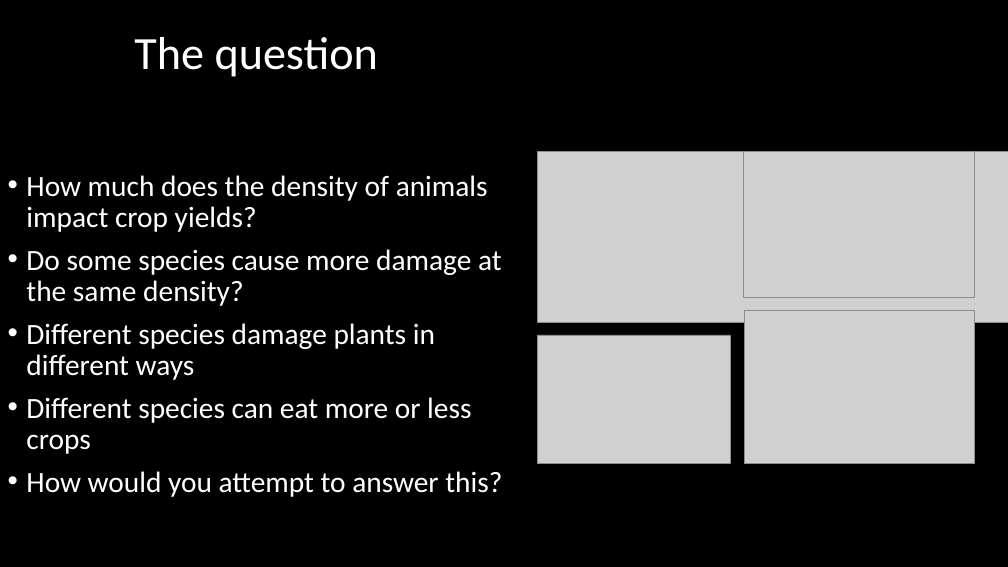
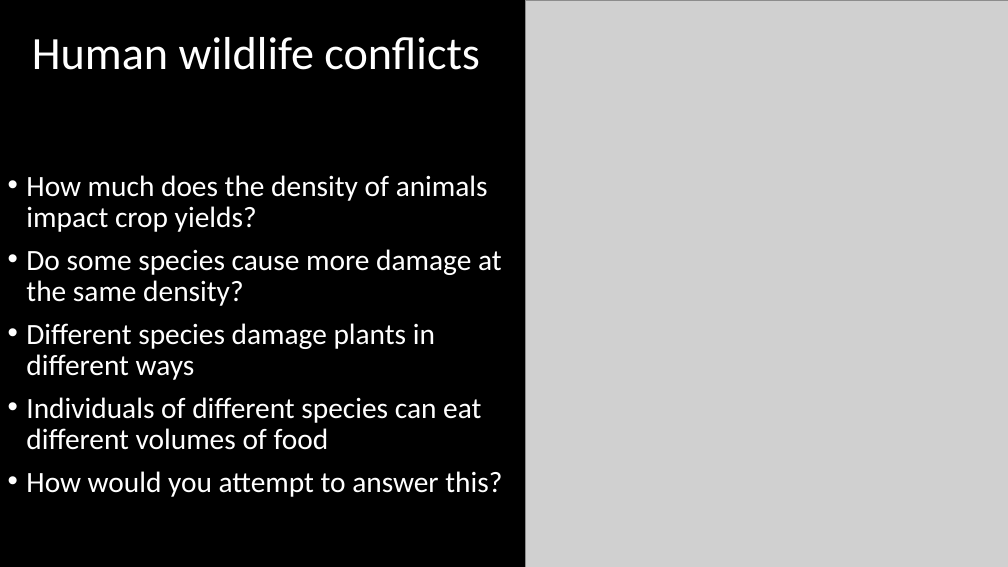
Before and after one commit to DeonRoos/stats-for-biologists, a slide deck: slide 5 of Lectures/Lecture 08.1 Interactions.pptx (slide 2 before the commit). Drawn at 1008x567 pixels with LibreOffice and Linux fonts; fonts in the diff are those of the drawing; grey boxes stand for pictures. Boxes give left, top, right and bottom in pixels: in the first picture for what was removed or moved away, otherwise in the second. Text is boxed around its words. In the diff, an @@ line names an element or a change of style, - is before the commit and + after.

```diff
--- a/Lectures/Lecture 08.1 Interactions.pptx
+++ b/Lectures/Lecture 08.1 Interactions.pptx
@@ picture added at (x1=526, y1=0, x2=1008, y2=567) @@
@@ title at (x1=32, y1=37, x2=480, y2=70): text changed @@
-The question
+Human wildlife conflicts
@@ picture removed at (x1=538, y1=151, x2=1008, y2=322) @@
@@ picture removed at (x1=744, y1=151, x2=975, y2=297) @@
@@ picture removed at (x1=744, y1=311, x2=975, y2=464) @@
@@ picture removed at (x1=538, y1=335, x2=730, y2=464) @@
@@ text at (x1=26, y1=397, x2=481, y2=450): text changed @@
-• Different species can eat more or less crops
+• Individuals of different species can eat different volumes of food
```
Also in this commit, not shown: 12 other slides changed, 9 slides added, 19 other files.
